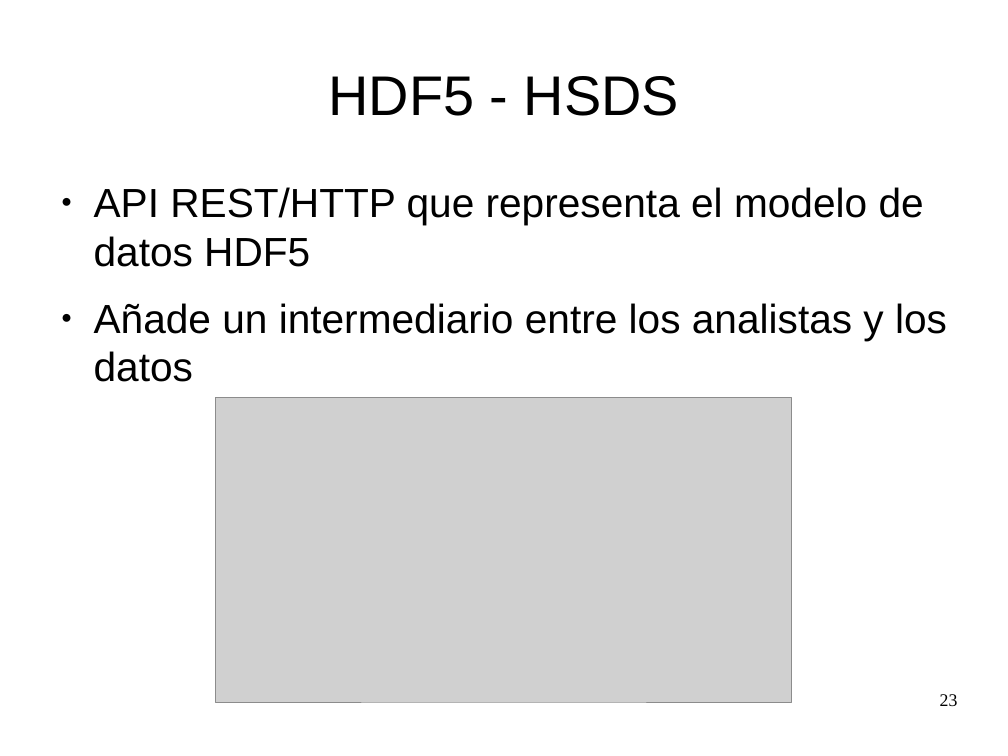
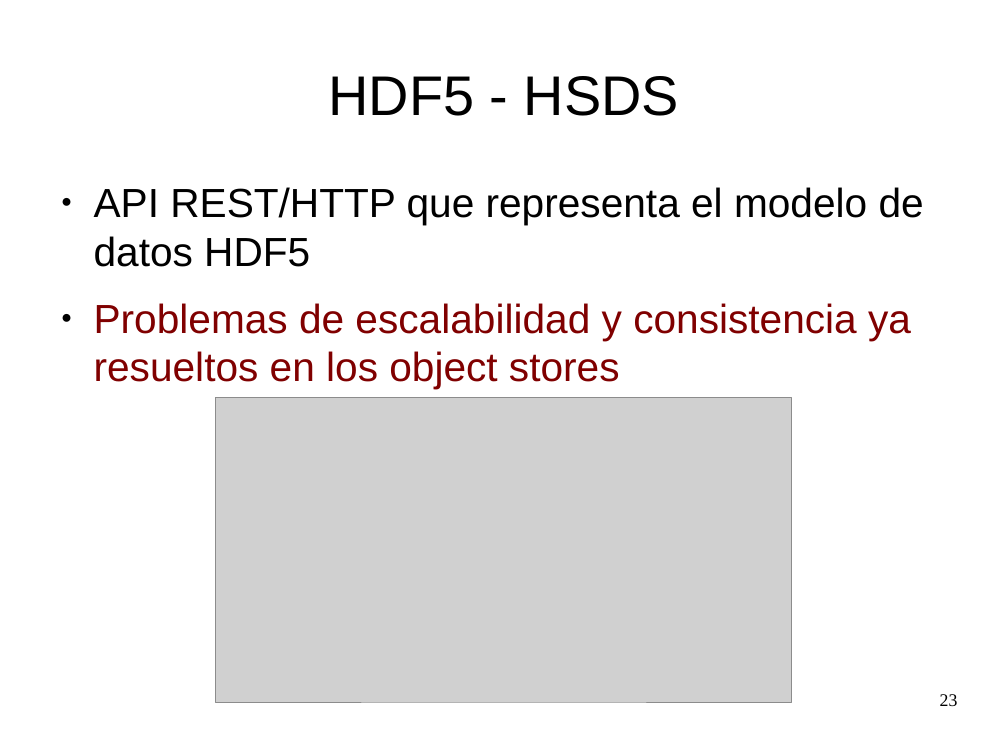
Before and after one commit to zequihg50/tfm, a slide deck: slide 23 of presentacion.odp. Drawn at 1008x756 pixels with LibreOffice and Linux fonts; fonts in the diff are those of the drawing; grey boxes stand for pictures. Boxes give left, top, right and bottom in pixels: in the first picture for what was removed or moved away, otherwise in the second. Text is boxed around its words. In the diff, an @@ line names an element or a change of style, - is before the commit and + after.

```diff
--- a/presentacion.odp
+++ b/presentacion.odp
@@ text at (94,303,911,389): text changed; text colour #000000 to #800000 @@
-● Añade un intermediario entre los analistas y los datos
+● Problemas de escalabilidad y consistencia ya resueltos en los object stores
```
Also in this commit, not shown: 16 other slides changed, 2 slides added, 2 slides removed, 1 other file.
